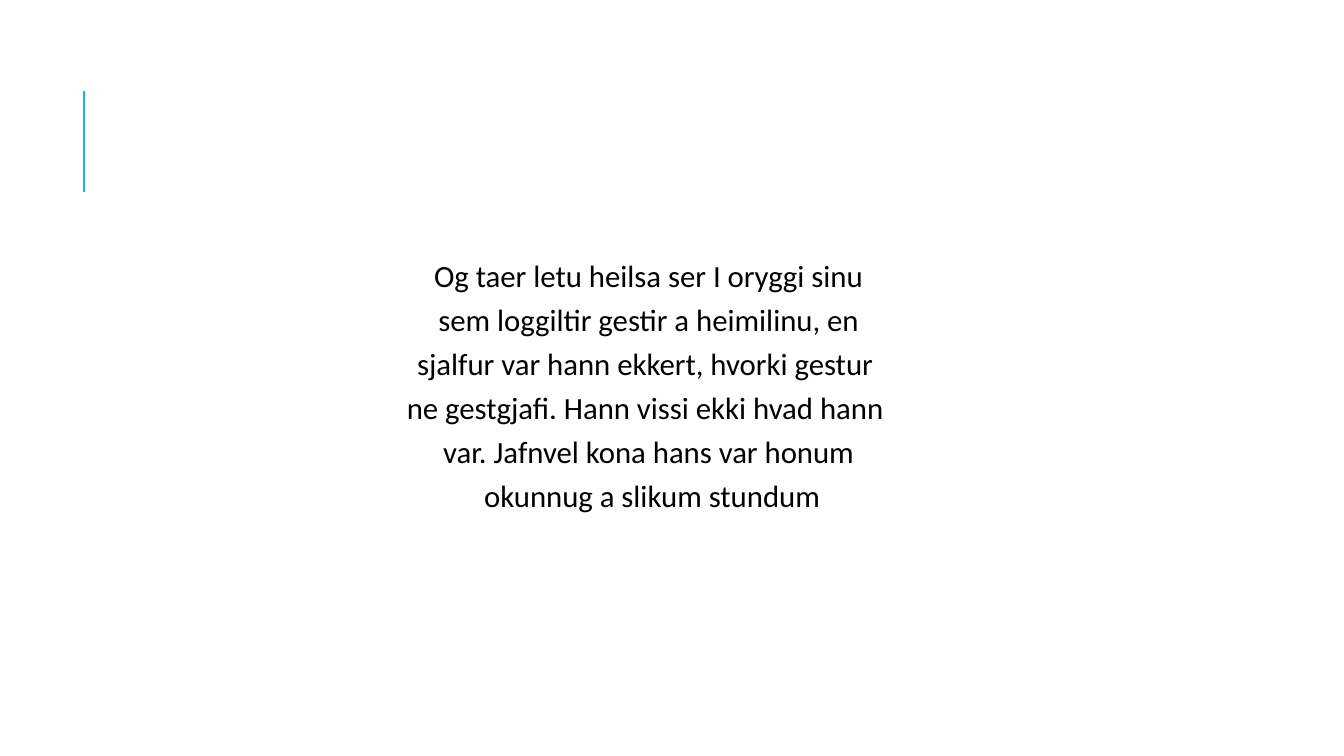
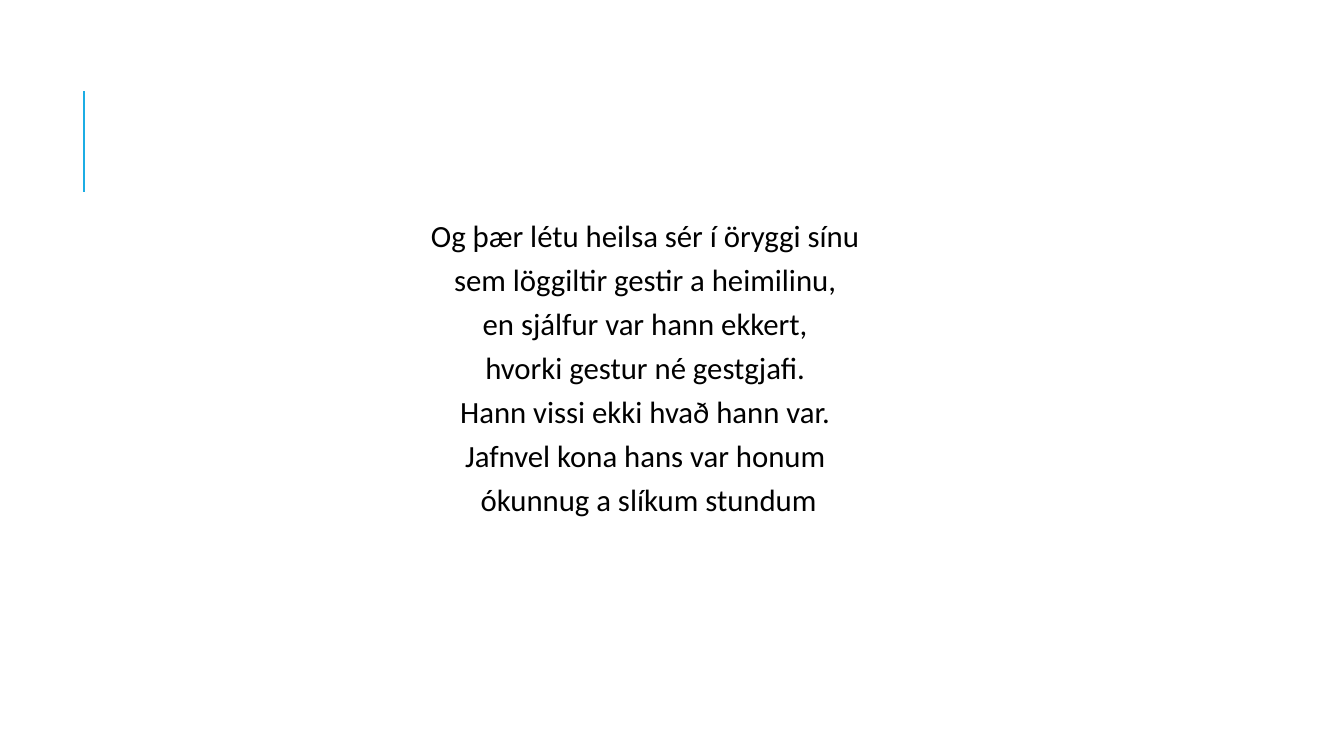
Before and after one commit to PallGudbrandsson/Skoli2017V, a slide deck: slide 4 of ISL/Veizla Undir Grjotvegg.pptx (slide 3 before the commit). Drawn at 1344x756 pixels with LibreOffice and Linux fonts; fonts in the diff are those of the drawing. Boxes give left, top, right and bottom in pixels: in the first picture for what was removed or moved away, otherwise in the second. Text is boxed around its words. In the diff, an @@ line names an element or a change of style, - is before the commit and + after.

```diff
--- a/ISL/Veizla Undir Grjotvegg.pptx
+++ b/ISL/Veizla Undir Grjotvegg.pptx
@@ text at box(431, 225, 859, 517): text changed @@
-Og taer letu heilsa ser I oryggi sinu
-sem loggiltir gestir a heimilinu, en
-sjalfur var hann ekkert, hvorki gestur
-ne gestgjafi. Hann vissi ekki hvad hann
-var. Jafnvel kona hans var honum
-okunnug a slikum stundum
+Og þær létu heilsa sér í öryggi sínu
+sem löggiltir gestir a heimilinu,
+en sjálfur var hann ekkert,
+hvorki gestur né gestgjafi.
+Hann vissi ekki hvað hann var.
+Jafnvel kona hans var honum
+ókunnug a slíkum stundum
```
Also in this commit, not shown: 2 other slides changed, 6 slides added, 13 other files.
